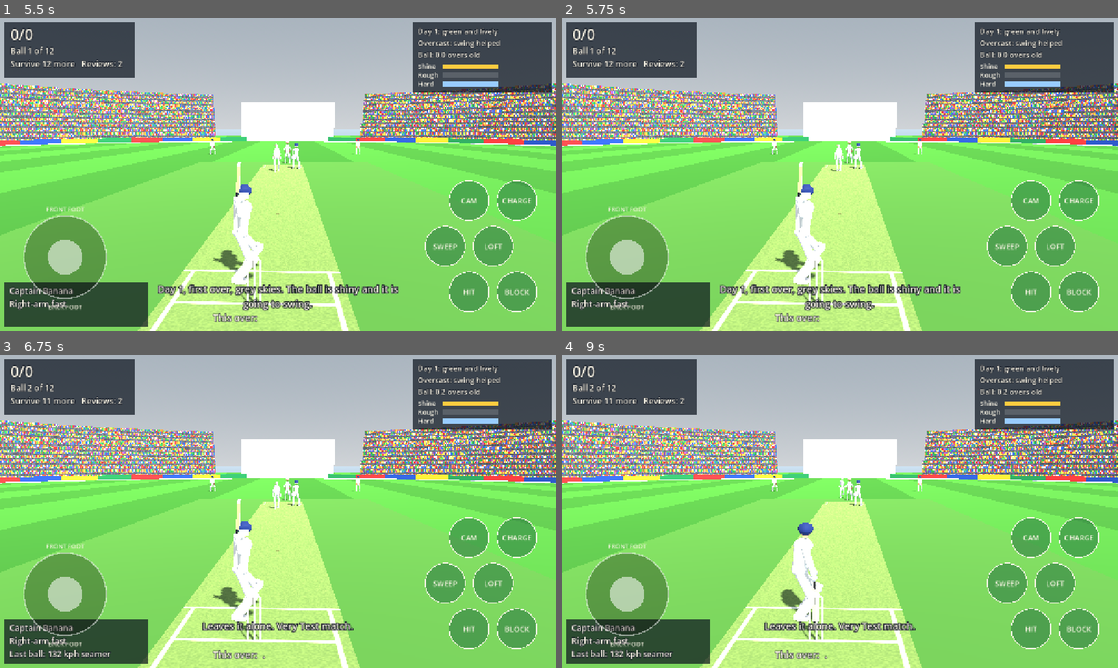
Above: before the commit, frames 1-4 (two rows, left to right).
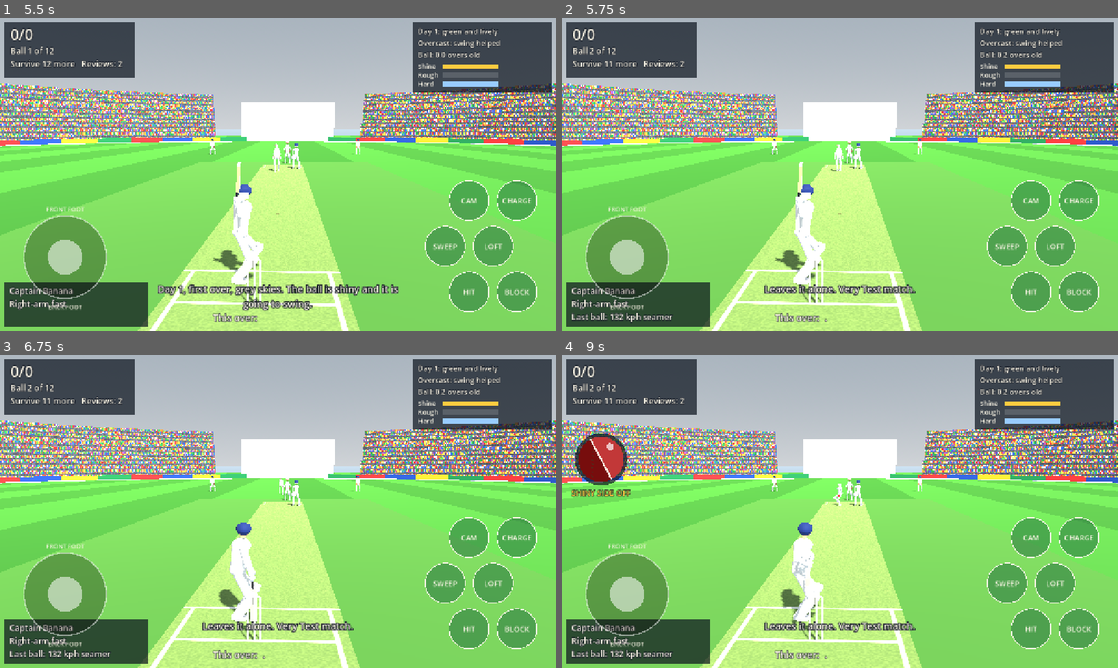
Above: after the commit, the same moments.

Repository: ahab94/silly-point
Game: Godot game, scene res://scenes/main.tscn
Same seed, same stepped clock (60 frames per second), same inputs: the game is played once before the commit and once after it.
Inputs (mouse positions are in pixels of both pictures, inside the frame that each line leads up to):
- Up to frame 1 (5.5 s): click "2. The New Ball" at 0.5 s; click "Bat! (Enter)" at 1.25 s; tap Enter (confirm) at 2, 2.75, 5 s; move the mouse to (400, 158) at 2.02 s; hold D (dir_right) 2.03-2.75 s; hold R (review) 2.03-2.75 s; click (400, 158) at 2.17 s; tap Space at 2.27, 5.27 s; drag from (166, 190) to (250, 237) at 2.77 s; move the mouse to (333, 105) at 3.52 s; hold D (dir_right) 3.53-4.25 s; hold Enter (confirm) 3.53-4.25 s; tap R (review) at 3.8 s; drag from (250, 237) to (111, 127) at 4.27 s; move the mouse to (444, 221) at 5.02 s; hold A (dir_left) from 5.03 s (still down); hold R (review) from 5.03 s (still down)
- Up to frame 2 (5.75 s): keep holding A (dir_left); keep holding R (review)
- Up to frame 3 (6.75 s): release A (dir_left) at 5.75 s; release R (review) at 5.75 s; drag from (111, 464) to (194, 433) at 5.77 s; tap Enter (confirm) at 6.5 s; move the mouse to (305, 511) at 6.52 s; hold S (dir_down) from 6.53 s (still down); hold R (review) from 6.53 s (still down); tap J (shot_defend) at 6.6 s; click (305, 511) at 6.67 s
- Up to frame 4 (9 s): release S (dir_down) at 7.25 s; release R (review) at 7.25 s; tap Enter (confirm) at 7.25, 8 s; drag from (756, 433) to (728, 527) at 7.27 s; move the mouse to (962, 495) at 8.02 s; hold W (dir_up) 8.03-8.75 s; hold R (review) 8.03-8.75 s; tap I (shot_sweep) at 8.1 s; tap Space at 8.27 s; drag from (728, 527) to (812, 574) at 8.77 s

Frame 1 is identical in both runs. In frame 2, 1.6% of the frame differs, in the area x 1-81%, y 9-98%; in frame 3, 0.7%; in frame 4, 1.9%, in the area x 1-51%, y 25-87%.

Commit message:
Snappier pacing, Snick-o-Scope panel title, verdicts linger after reviews
Co-Authored-By: Claude Opus 5.5 <noreply@anthropic.com>

Diff:
--- a/scripts/game.gd
+++ b/scripts/game.gd
@@ -85,7 +85,8 @@
 var flight_end := 0.0
 var play_t := 0.0
 var was_out := false
-var batter_runs := 0                 # this batter's score (out for 0 is a duck)
+var batter_runs := 0
+var _reviewed := false                 # this batter's score (out for 0 is a duck)
 var _decision_shown := false
 var _bot_plan: Dictionary = {}
 var _since_release := 0.0
@@ -373,6 +374,7 @@
 	_place_fielders()
 	_place_bowler(0.0)
 	_keeper_taken = false
+	_reviewed = false
 	_defl = {}
 	bowler_fig.set_pose(Strokes.ready_pose(Vector3(0, 0, 1), 0.0))
 	umpire_fig.set_pose(Strokes.umpire_pose(false))
@@ -430,7 +432,8 @@
 		Phase.PLAY:
 			_play(delta)
 		Phase.DECIDE:
-			if phase_t > 1.3:
+			# Only linger when there's a decision to make.
+			if phase_t > (1.3 if out_o.get("dismissal", "") != "" else 0.35):
 				_decide()
 		Phase.REVIEW:
 			if _bot and phase_t > 0.4:
@@ -442,7 +445,8 @@
 			if phase_t > 3.2:
 				_finish_review()
 		Phase.BETWEEN:
-			if phase_t > (1.6 if was_out else 1.1):
+			# Linger after a wicket or a review so the verdict can be read.
+			if phase_t > (2.2 if _reviewed else (1.6 if was_out else 1.1)):
 				_after_ball()
 	if phase >= Phase.FLIGHT and phase != Phase.END:
 		_since_release += delta
@@ -899,7 +903,8 @@
 		hud.show_drs([["Pitching", tr.pitching], ["Impact", tr.impact], ["Wickets", tr.wickets]], "")
 	else:
 		hud.snicko(float(o.snick) if o.snick > 0.0 else 0.0)
-		hud.show_drs([["Edge", "SPIKE" if o.truth_out else "NOTHING"]], "")
+		hud.show_drs([["Edge", "SPIKE" if o.truth_out else "NOTHING"]], "", "SNICK-O-SCOPE")
+		hud.commentary("Over to the Snick-o-Scope... any sound as it passed the bat?")
 	hud.flash("REVIEW", "Fielding side" if fielding_side else "Batter reviews", Color(0.6, 0.85, 1.0), 2.5)
 	if not _muted():
 		sound.play("coo", -4.0)     # Pigeon-Eye is on the case
@@ -912,6 +917,7 @@
 
 func _finish_review() -> void:
 	var o := out_o
+	_reviewed = true
 	_players_visible(true)
 	_set_bat_cam()
 	var out: bool
@@ -942,7 +948,7 @@
 		var tr: Dictionary = o.track
 		hud.show_drs([["Pitching", tr.pitching], ["Impact", tr.impact], ["Wickets", tr.wickets]], verdict)
 	else:
-		hud.show_drs([["Edge", "SPIKE" if o.truth_out else "NOTHING"]], verdict)
+		hud.show_drs([["Edge", "SPIKE" if o.truth_out else "NOTHING"]], verdict, "SNICK-O-SCOPE")
 	_apply(out)
 
 
--- a/scripts/hud.gd
+++ b/scripts/hud.gd
@@ -385,8 +385,8 @@
 	_drs.visible = false
 
 
-func show_drs(rows: Array, verdict: String) -> void:
-	var lines := ["PIGEON-EYE BALL TRACKING"]
+func show_drs(rows: Array, verdict: String, title := "PIGEON-EYE BALL TRACKING") -> void:
+	var lines := [title]
 	for r in rows:
 		lines.append("%-10s %s" % [r[0], r[1]])
 	if verdict != "":
